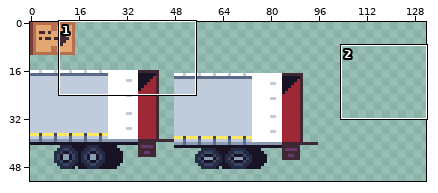
Sprite sheet: res/gfx/entities.png. The picture above shows the old version from afar; the outline marks the close-up.
Close-up. First the earlier version:
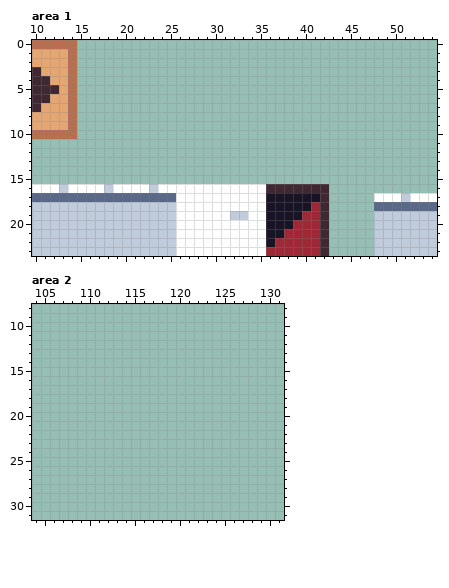
The file is 512x512 pixels. Shown: area 1: x 10..54, y 0..23; area 2: x 104..131, y 8..31. The wide view leaves out empty margins.
And afterwards:
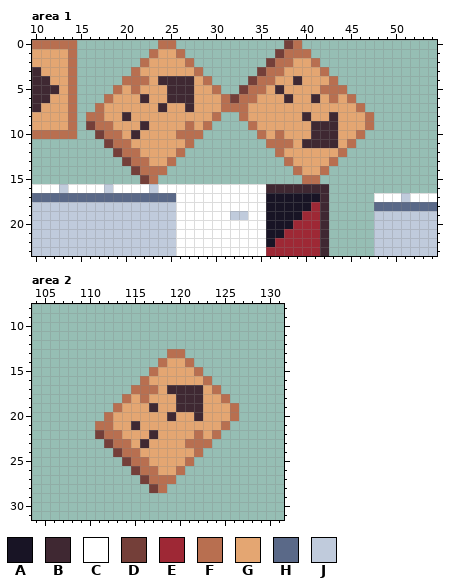
Palette (. is transparent): A #181425  B #3f2832  C #ffffff  D #743f39  E #9e2835  F #b86f50  G #e4a672  H #5a6988  J #c0cbdc
Changes in this commit:
--- area 1
@@ x 10..54 @@
- 0 FFFFF........................................
- 1 GGGGF........................................
- 2 GGGGF........................................
- 3 BGGGF........................................
- 4 BBGGF........................................
- 5 BBBGF........................................
- 6 BBGGF........................................
- 7 BGGGF........................................
- 8 GGGGF........................................
- 9 GGGGF........................................
-10 FFFFF........................................
-11 .............................................
-12 .............................................
-13 .............................................
-14 .............................................
-15 .............................................
+ 0 FFFFF.........FF............DF...............
+ 1 GGGGF........FGGF..........DFFF..............
+ 2 GGGGF.......FGGGGF........DFFGGF.............
+ 3 BGGGF......FGGGGGGF......DFFGGGGF............
+ 4 BBGGF.....FFFGBBBBGF....DFFGGBGGGF...........
+ 5 BBBGF....FGFGGGBBBGGF..DFFGBGGGGFFF..........
+ 6 BBGGF...FGGGBGGBBBGGGFDFFGGGBGGBGFGF.........
+ 7 BGGGF..FGGGGGGBGGBGGGFFFGGGGGGGGGGGGF........
+ 8 GGGGF.FFGGBGGGGGGGGGF..FGGGGGGBGGBGGGF.......
+ 9 GGGGF.DFFGGGBGGGGFGF....FGGGGGGBBBGGGF.......
+10 FFFFF..DFFGBGGGGFFF......FGFGGGBBBGGF........
+11 ........DFFGGGGGGF........FFFGBBBBGF.........
+12 .........DFFGGGGF..........FGGGGGGF..........
+13 ..........DFFGGF............FGGGGF...........
+14 ...........DFFF..............FGGF............
+15 ............DF................FF.............
 16 CCCJCCCCJCCCCJCCCCCCCCCCCCBBBBBBB............
--- area 2
@@ x 104..131 @@
 12 ............................
-13 ............................
-14 ............................
-15 ............................
-16 ............................
-17 ............................
-18 ............................
-19 ............................
-20 ............................
-21 ............................
-22 ............................
-23 ............................
-24 ............................
-25 ............................
-26 ............................
-27 ............................
-28 ............................
+13 ...............FF...........
+14 ..............FGGF..........
+15 .............FGGGGF.........
+16 ............FGGGGGGF........
+17 ...........FFFGBBBBGF.......
+18 ..........FGFGGGBBBGGF......
+19 .........FGGGBGGBBBGGGF.....
+20 ........FGGGGGGBGGBGGGF.....
+21 .......FFGGBGGGGGGGGGF......
+22 .......DFFGGGBGGGGFGF.......
+23 ........DFFGBGGGGFFF........
+24 .........DFFGGGGGGF.........
+25 ..........DFFGGGGF..........
+26 ...........DFFGGF...........
+27 ............DFFF............
+28 .............DF.............
 29 ............................
Boxes around the changes in both close-ups, in picture pixels (x1, y1, x2, y2):
added: (86, 40, 374, 184)
added: (95, 349, 239, 493)
